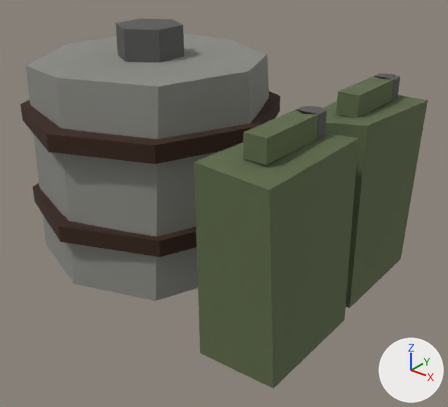
The glTF model game/public/models/good_water.glb: old version first, new version second.
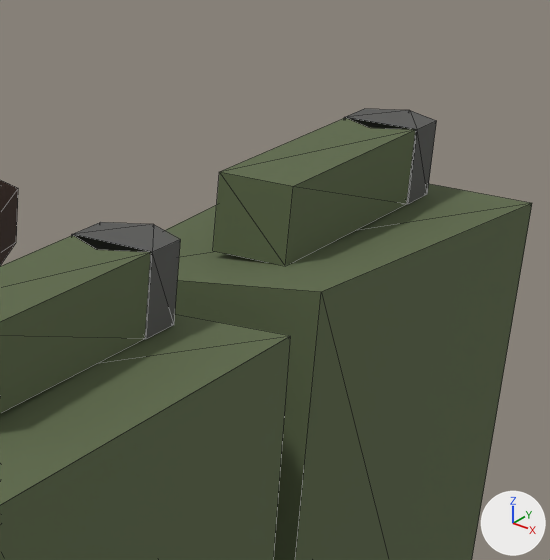
Each version appears first whole from a 50 mm camera at (0.557, -0.649, 0.507) aimed at (0.037, 0.002, 0.104), and next in a close-up on the part from 61% to 97% of the width and 10% to 50% of the height. Arrows for +X, +Y and +Z are at lower right; the lights stay in place. The first two pictures are the older version. The close-ups show mesh edges as thin lines. Vertices at exactly the same position are counted once.

The first close-up shows 'good_water'.
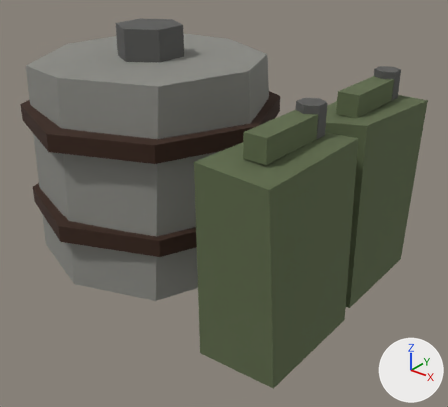
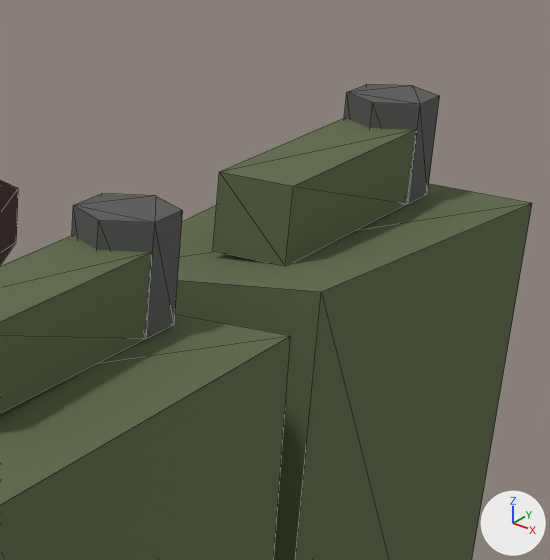
What differs and where, as boxes (x1, y1, x2, y2) in the close-ups (550 x 560 px; the box of a moved part takes in the faces that stretch with it):
'good_water', reshaped
    before: (0, 109, 532, 560)
    after: (0, 84, 532, 560)
part 1 of me_cylinder, moved or reshaped
    before: (72, 222, 180, 339)
    after: (72, 194, 183, 339)
part 2 of me_cylinder, moved or reshaped
    before: (344, 109, 437, 204)
    after: (344, 84, 440, 204)

Patch to the scene script:
```diff
--- a/game/public/models/good_water.glb.py
+++ b/game/public/models/good_water.glb.py
@@ me_cylinder @@
 me_cylinder.from_pydata(...)  # 116 vertices, 192 faces; spans x -0.296..0.255, y -0.196..0.196, z 0.0..0.35
 # used by ob_good_water; location = (0.0, 0.0, 0.0)
 # before: 61 (0.2, -0.023, 0.29) at pixel (153, 224), 63 (0.216, -0.032, 0.29) at pixel (180, 239), 65 (0.216, -0.049, 0.29) at pixel (152, 252), 67 (0.2, -0.058, 0.29) at pixel (97, 249), 69 (0.184, -0.049, 0.29) at pixel (71, 234)
 # before: 71 (0.184, -0.032, 0.29) at pixel (100, 222)
 # before: 73 (0.2, 0.178, 0.29) at pixel (409, 110), 75 (0.216, 0.169, 0.29) at pixel (436, 120), 77 (0.216, 0.15, 0.29) at pixel (417, 129), 79 (0.2, 0.141, 0.29) at pixel (370, 128), 81 (0.184, 0.15, 0.29) at pixel (344, 117)
 # before: 83 (0.184, 0.169, 0.29) at pixel (364, 108)
+# me_cylinder part 1
+for i in [61, 63, 65, 67, 69, 71]: me_cylinder.vertices[i].co += Vector((0.0, 0.0, 0.01))
+# me_cylinder part 2
+for i in [73, 75, 77, 79, 81, 83]: me_cylinder.vertices[i].co += Vector((0.0, 0.0, 0.01))
 me_cylinder.materials.append(mat_metal_light)
```
